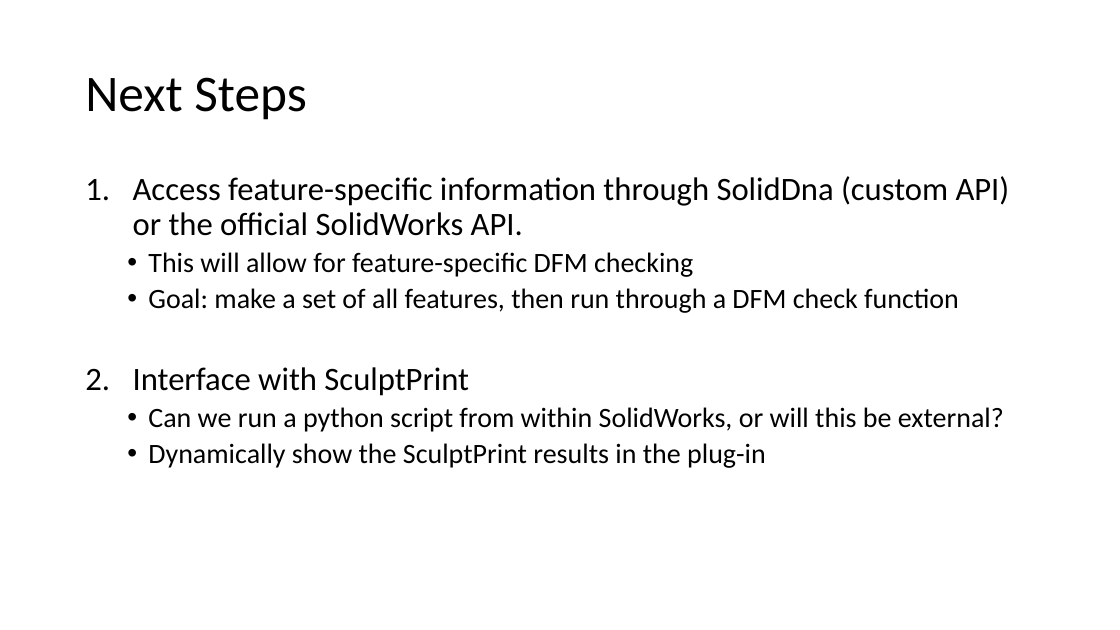
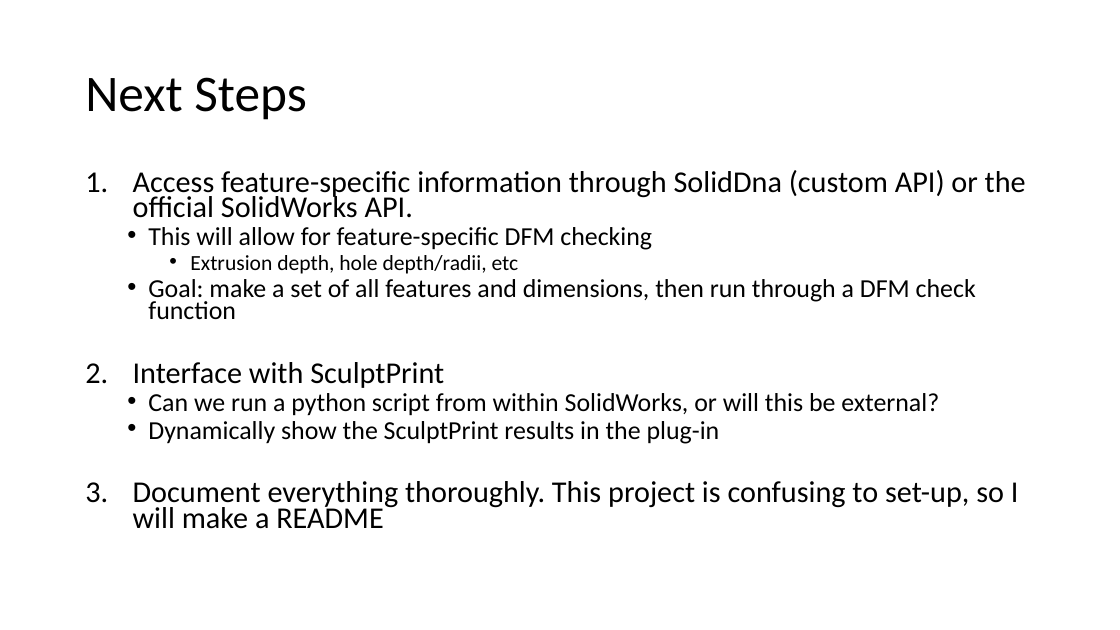
Before and after one commit to amarellapudi/Solidworks-DFM-PlugIn, a slide deck: slide 6 of Weekly Updates/Week2.pptx (slide 4 before the commit). Drawn at 1120x630 pixels with LibreOffice and Linux fonts; fonts in the diff are those of the drawing. Boxes give left, top, right and bottom in pixels: in the first picture for what was removed or moved away, otherwise in the second. Text is boxed around its words. In the diff, an @@ line names an element or a change of style, - is before the commit and + after.

```diff
--- a/Weekly Updates/Week2.pptx
+++ b/Weekly Updates/Week2.pptx
@@ text at (x1=133, y1=170, x2=1026, y2=444): size 28 to 25.9 pt in "Access feature-specific information through SolidDna (custom ...", "Interface with SculptPrint"; size 24 to 22.2 pt in "This will allow for feature-specific DFM checking", "Can we run a python script from ...", "Dynamically show the SculptPrint results in the ..."; line spacing 0.9 to 0.7 @@
@@ text at (x1=148, y1=255, x2=976, y2=319): text changed; size 24 to 22.2 pt @@
-  • Goal: make a set of all features, then run through a DFM check function
+    • Extrusion depth, hole depth/radii, etc
+  • Goal: make a set of all features and dimensions, then run through a DFM check function
@@ text at (x1=133, y1=481, x2=1019, y2=529): paragraph added @@
+3. Document everything thoroughly. This project is confusing to set-up, so I will make a README
```
Also in this commit, not shown: 2 other slides changed, 3 slides added, 7 other files.
